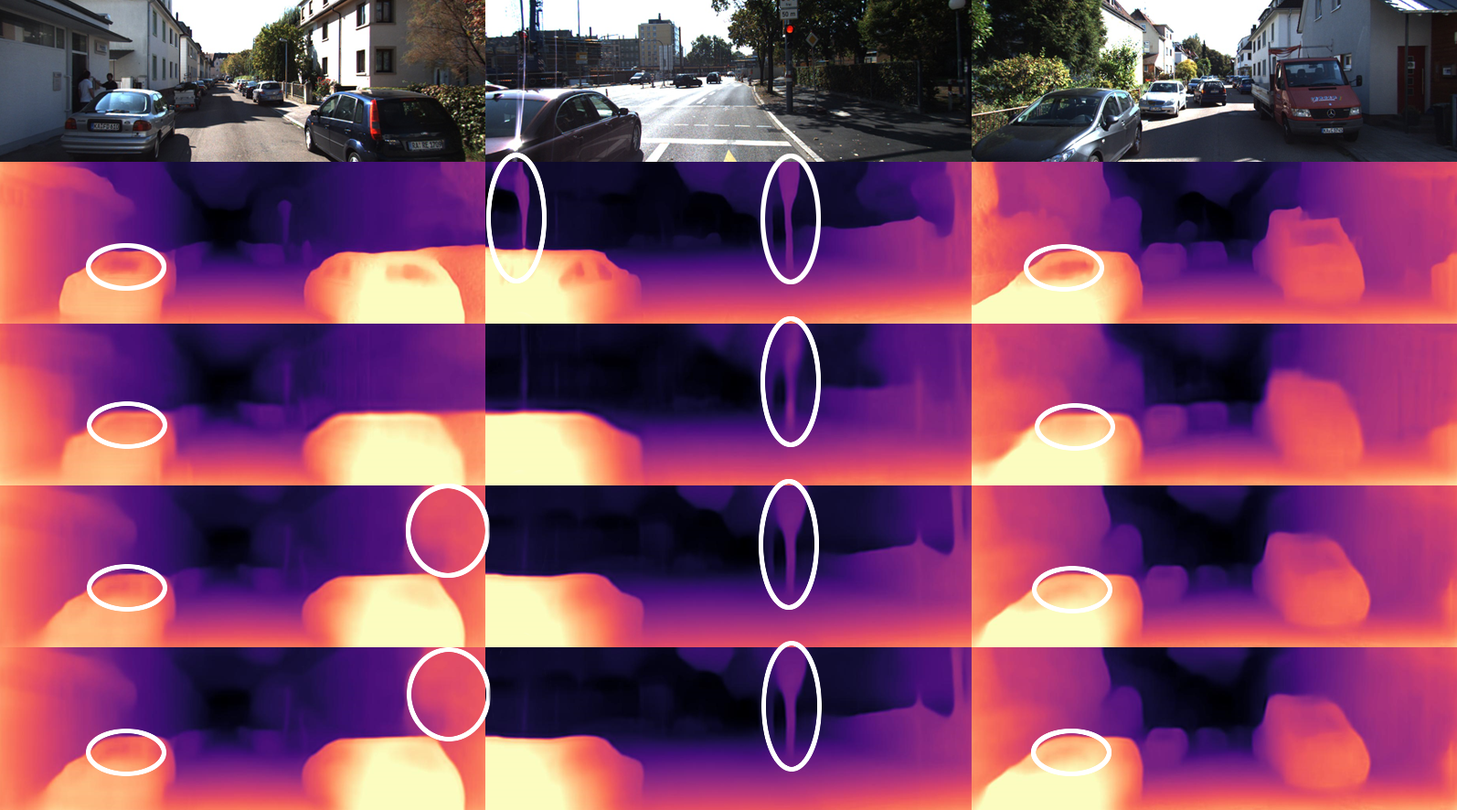
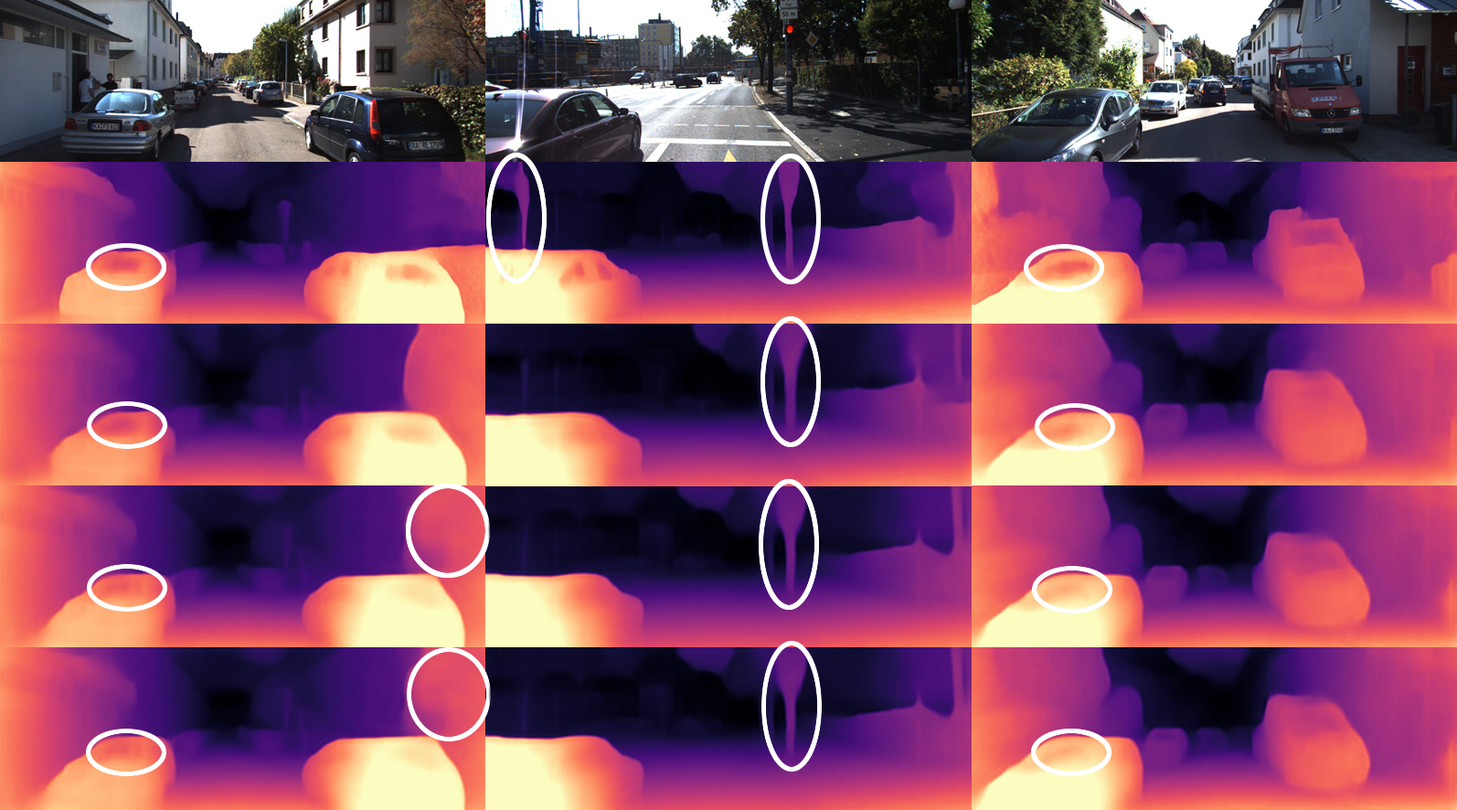
Revision of a layered 1457x810 image; what changed, layer by layer:
painted on "Hintergrund" over <box>0,323,1457,487</box>
